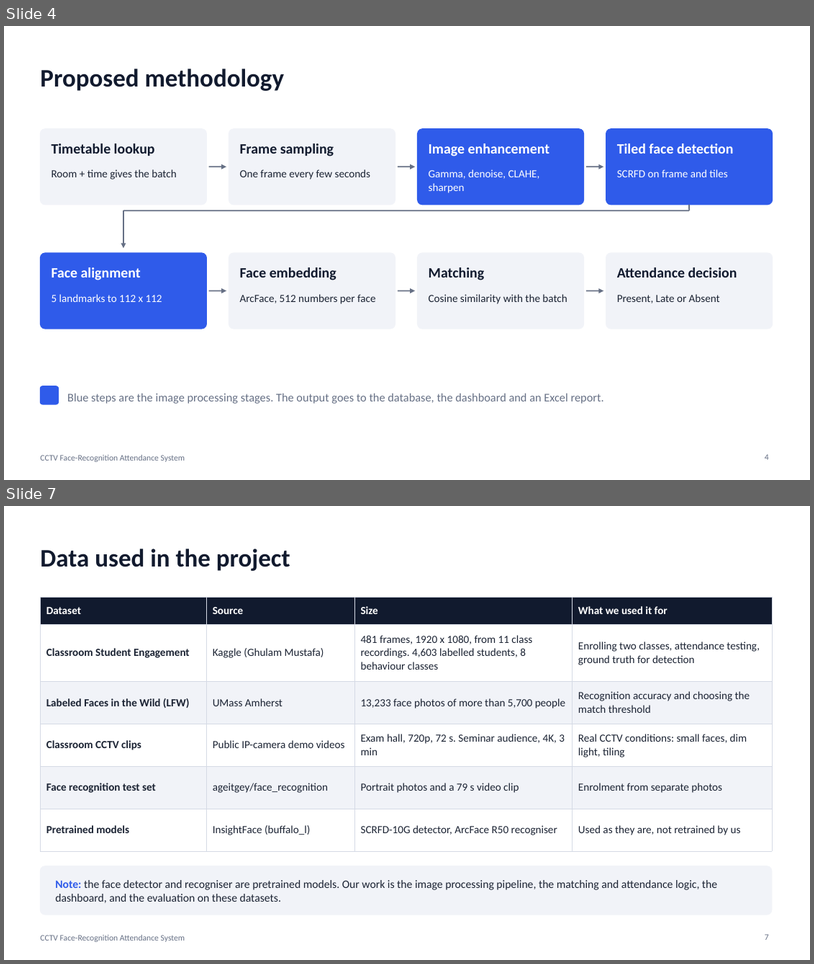
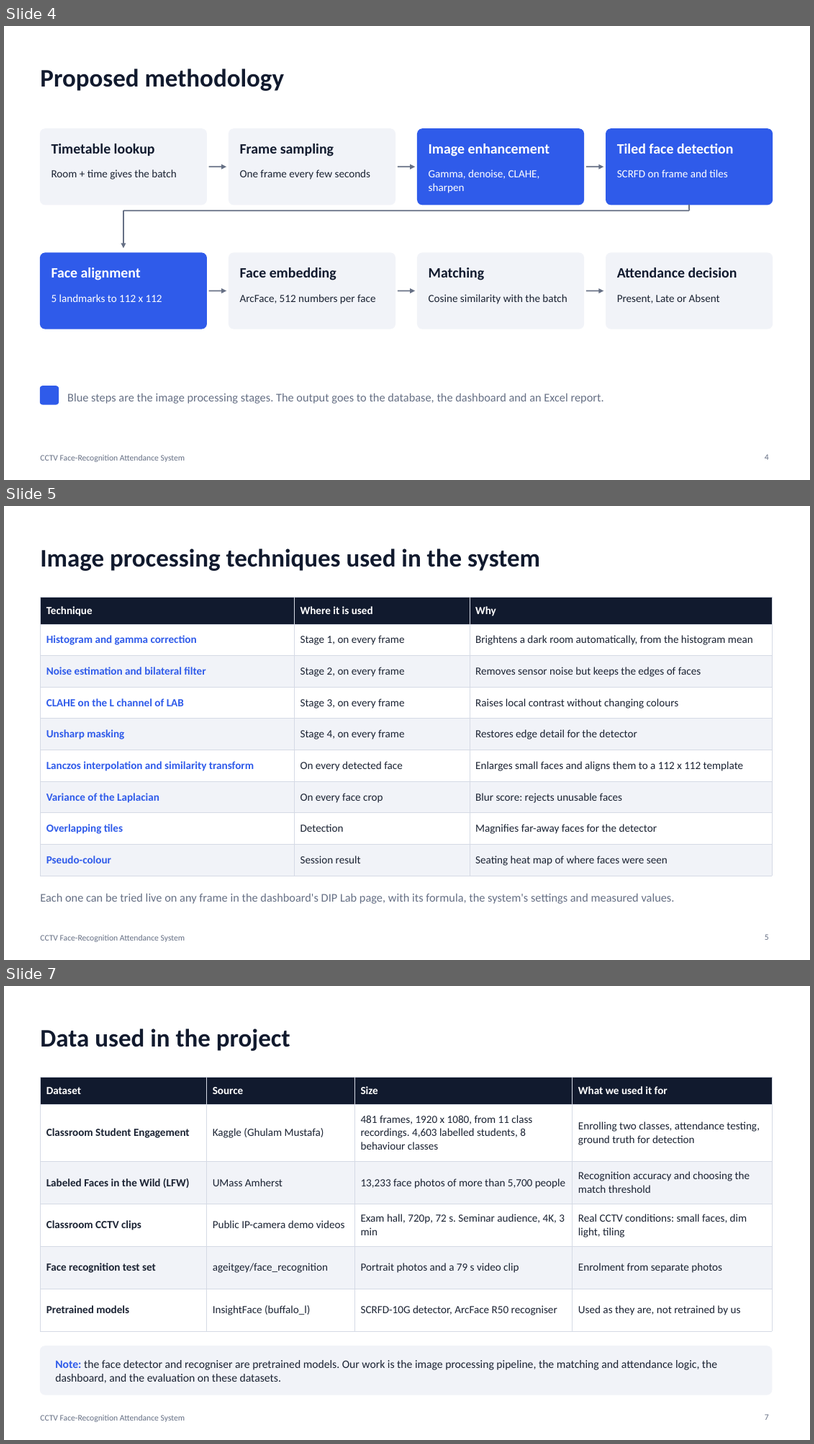
Before and after one commit to anoopsinghrru/cctv-based-attendence-, a slide deck: docs/DIP_Project_Presentation.pptx. Shown one above the other, each under a label of ours: slides 4 and 7 before the commit, slides 4, 5 and 7 after it; the slides between them are not shown. The pictures are 814x964 and 814x1444 pixels, drawn with LibreOffice and Linux fonts; fonts in the diff are those of the drawing. Boxes give left, top, right and bottom in pixels: in the first picture for what was removed or moved away, otherwise in the second. Text is boxed around its words. In the diff, an @@ line names an element or a change of style, - is before the commit and + after.

```diff
--- a/docs/DIP_Project_Presentation.pptx
+++ b/docs/DIP_Project_Presentation.pptx
@@ slide 5 added at (x1=4, y1=506, x2=810, y2=960), background #FFFFFF; not listed: 1 template element that a slide beside it also shows @@
@@ title added at (x1=40, y1=548, x2=540, y2=571), 30 pt, text #111A2E, bold @@
+Image processing techniques used in the system
@@ table added at (x1=40, y1=597, x2=772, y2=868), 9 rows, 3 columns @@
+Technique | Where it is used | Why
+Histogram and gamma correction | Stage 1, on every frame | Brightens a dark room automatically, from the histogram mean
+Noise estimation and bilateral filter | Stage 2, on every frame | Removes sensor noise but keeps the edges of faces
+CLAHE on the L channel of LAB | Stage 3, on every frame | Raises local contrast without changing colours
+Unsharp masking | Stage 4, on every frame | Restores edge detail for the detector
+Lanczos interpolation and similarity transform | On every detected face | Enlarges small faces and aligns them to a 112 x 112 template
+Variance of the Laplacian | On every face crop | Blur score: rejects unusable faces
+Overlapping tiles | Detection | Magnifies far-away faces for the detector
+Pseudo-colour | Session result | Seating heat map of where faces were seen
@@ text added at (x1=40, y1=893, x2=675, y2=903), 14 pt, text #667085 @@
+Each one can be tried live on any frame in the dashboard's DIP Lab page, with its formula, the system's settings and measured values.
@@ page number added at (x1=765, y1=934, x2=769, y2=939), 10 pt, text #667085 @@
+5
```
Also in this commit, not shown: 5 slides changed, 2 other slides added, 5 slides removed, 34 other files.
